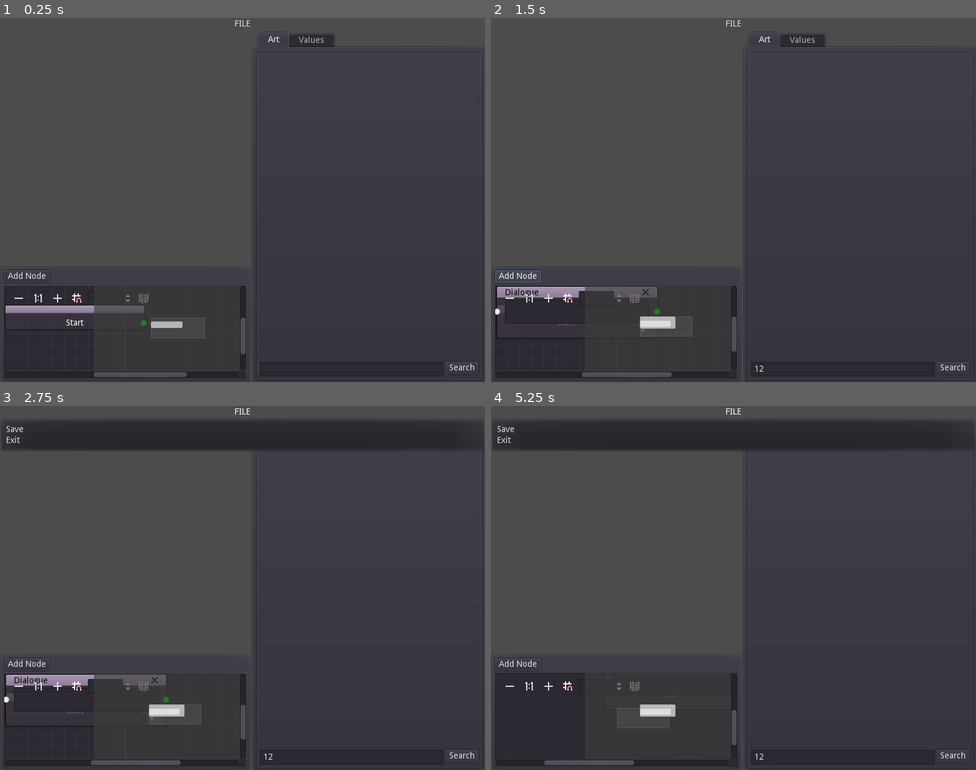
Above: before the commit, frames 1-4 (two rows, left to right).
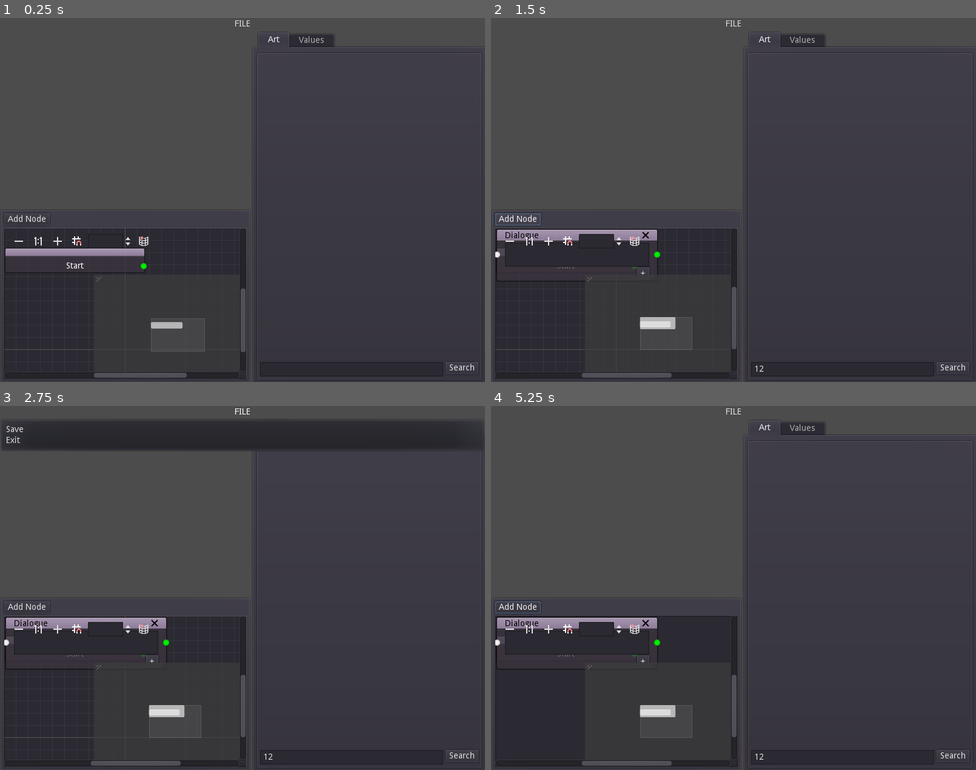
Above: after the commit, the same moments.

Repository: marschium/story_maker
Game: Godot game, scene res://Editor.tscn
Same seed, same stepped clock (60 frames per second), same inputs: the game is played once before the commit and once after it. The project has no main scene, so this scene is started directly.
Inputs (mouse positions are in pixels of both pictures, inside the frame that each line leads up to; where the layout moved, square brackets give the same spot in the first picture):
- Up to frame 1 (0.25 s): no input
- Up to frame 2 (1.5 s): click (840, 367) at 0.52 s; type "12" at 0.6 s; click "Add Node" at 1.25 s
- Up to frame 3 (2.75 s): click "FILE" at 2 s
- Up to frame 4 (5.25 s): click "+" at 2.75 s; click (510, 628) [510, 686] at 3.5 s; click (549, 628) [549, 686] at 4.25 s; click (568, 628) [568, 686] at 5 s

The runs differ from the first frame. In frame 1, 6.3% of the frame differs, in the area x 0-52%, y 53-100%; in frame 2, 6.8%; in frame 3, 6.8%; in frame 4, 13%, in the area x 0-100%, y 0-100%.

Commit message:
dialogue is under editor instead of world

Diff:
--- a/Editor.gd
+++ b/Editor.gd
@@ -1,14 +1,24 @@
 extends Control
 
 
-onready var world = $VBoxContainer/HBoxContainer/ViewportContainer/Viewport/World
+onready var world = $VBoxContainer/HBoxContainer/VBoxContainer/ViewportContainer/Viewport/World
 onready var tab_container = $VBoxContainer/HBoxContainer/TabContainer
+onready var dialogue_editor = $VBoxContainer/HBoxContainer/VBoxContainer/DialogueEditorElement
+
+var dialogue_container = preload("res://dialogue/GameDialogueContainer.tscn")
 
 func _ready():
 	pass
 
 func _export_game():
 	var scene_to_save = world.get_scene_to_save()
+
+	var dc = dialogue_container.instance()
+	dc.state_dict = dialogue_editor.get_dialogue()
+	scene_to_save.add_child(dc)
+	dc.set_owner(scene_to_save)
+	scene_to_save.move_child(dc, get_child_count() - 1) # force to the front
+
 	var packed_scene = PackedScene.new()
 	packed_scene.pack(scene_to_save)
 	ResourceSaver.save("user://world.tscn", packed_scene)
--- a/Editor.tscn
+++ b/Editor.tscn
@@ -6,6 +6,7 @@
 [ext_resource path="res://ViewportContainer.gd" type="Script" id=4]
 [ext_resource path="res://EditorMenuButton.gd" type="Script" id=5]
 [ext_resource path="res://ValueEditor.tscn" type="PackedScene" id=6]
+[ext_resource path="res://dialogue/DialogueEditorElement.tscn" type="PackedScene" id=7]
 
 [node name="Editor" type="Control"]
 anchor_right = 1.0
@@ -46,23 +47,36 @@
 "_edit_use_anchors_": false
 }
 
-[node name="ViewportContainer" type="ViewportContainer" parent="VBoxContainer/HBoxContainer"]
+[node name="VBoxContainer" type="VBoxContainer" parent="VBoxContainer/HBoxContainer"]
 margin_right = 414.0
 margin_bottom = 578.0
+size_flags_horizontal = 3
+size_flags_vertical = 3
+
+[node name="ViewportContainer" type="ViewportContainer" parent="VBoxContainer/HBoxContainer/VBoxContainer"]
+margin_right = 414.0
+margin_bottom = 287.0
 mouse_filter = 1
 size_flags_horizontal = 15
 size_flags_vertical = 15
 stretch = true
 script = ExtResource( 4 )
 
-[node name="Viewport" type="Viewport" parent="VBoxContainer/HBoxContainer/ViewportContainer"]
-size = Vector2( 414, 578 )
+[node name="Viewport" type="Viewport" parent="VBoxContainer/HBoxContainer/VBoxContainer/ViewportContainer"]
+size = Vector2( 414, 287 )
 handle_input_locally = false
 usage = 0
 render_target_update_mode = 3
 physics_object_picking = true
 
-[node name="World" parent="VBoxContainer/HBoxContainer/ViewportContainer/Viewport" instance=ExtResource( 2 )]
+[node name="World" parent="VBoxContainer/HBoxContainer/VBoxContainer/ViewportContainer/Viewport" instance=ExtResource( 2 )]
+
+[node name="DialogueEditorElement" parent="VBoxContainer/HBoxContainer/VBoxContainer" instance=ExtResource( 7 )]
+margin_top = 291.0
+margin_right = 414.0
+margin_bottom = 578.0
+size_flags_horizontal = 3
+size_flags_vertical = 3
 
 [node name="TabContainer" type="TabContainer" parent="VBoxContainer/HBoxContainer"]
 margin_left = 418.0
@@ -90,4 +104,5 @@
 margin_top = 32.0
 margin_right = -4.0
 margin_bottom = -4.0
-[connection signal="image_picked" from="VBoxContainer/HBoxContainer/TabContainer/Art" to="VBoxContainer/HBoxContainer/ViewportContainer/Viewport/World" method="_on_PictureDownload_image_picked"]
+[connection signal="save_selected" from="VBoxContainer/MenuButton" to="." method="_on_MenuButton_save_selected"]
+[connection signal="image_picked" from="VBoxContainer/HBoxContainer/TabContainer/Art" to="VBoxContainer/HBoxContainer/VBoxContainer/ViewportContainer/Viewport/World" method="_on_PictureDownload_image_picked"]
--- a/GameRunner.gd
+++ b/GameRunner.gd
@@ -4,19 +4,19 @@
 
 # Called when the node enters the scene tree for the first time.
 func _ready():
-    var res = ProjectSettings.load_resource_pack(load_path)
-    var World = ResourceLoader.load("res://main.tscn")
-    var world = World.instance()
-    add_child(world)
+	var res = ProjectSettings.load_resource_pack(load_path)
+	var World = ResourceLoader.load("res://main.tscn")
+	var world = World.instance()
+	add_child(world)
 
-    var state = World.get_state()
-    for idx in range(0, state.get_node_count() ):
-        var node_name = state.get_node_name(idx)
-        var node = find_node(node_name, true, false)
-        for propIdx in range(0, state.get_node_property_count(idx) ):
-            var pname = state.get_node_property_name(idx, propIdx)
-            var pvalue = state.get_node_property_value(idx, propIdx)
-            if pname != "script" && pname != "__meta__": # TODO ignore script?
-                node.set(pname, pvalue)
-        if node && node.has_method("setup"):
-            node.setup()
+	var state = World.get_state()
+	for idx in range(0, state.get_node_count() ):
+		var node_name = state.get_node_name(idx)
+		var node = find_node(node_name, true, false)
+		for propIdx in range(0, state.get_node_property_count(idx) ):
+			var pname = state.get_node_property_name(idx, propIdx)
+			var pvalue = state.get_node_property_value(idx, propIdx)
+			if pname != "script" && pname != "__meta__": # TODO ignore script?
+				node.set(pname, pvalue)
+		if node && node.has_method("setup"):
+			node.setup()
--- a/World.gd
+++ b/World.gd
@@ -3,41 +3,29 @@
 var editor_element = preload("res://EditorElement.tscn")
 var editor_element_class = preload("res://EditorElement.gd")
 
-var dialogue_container = preload("res://dialogue/GameDialogueContainer.tscn")
-var dialogue_element = preload("res://dialogue/DialogueEditorElement.tscn")
-var dialogue_element_class = preload("res://dialogue/DialogueEditorElement.gd")
 
 # Called when the node enters the scene tree for the first time.
 func _ready():
-    pass
+	pass
 
 
 func get_scene_to_save():
-    var root = Node2D.new()
-    var dc = dialogue_container.instance()
-    root.add_child(dc)
-    dc.set_owner(root)
-    for child in get_children():
-        if child is editor_element_class:
-            var c = child.get_item_to_save()
-            root.add_child(c)
-            c.set_owner(root)
-        elif child is dialogue_element_class:
-            dc.state_dict = child.get_dialogue()
-    root.move_child(dc, get_child_count() - 1)
-    return root
+	var root = Node2D.new()
+	for child in get_children():
+		if child is editor_element_class:
+			var c = child.get_item_to_save()
+			root.add_child(c)
+			c.set_owner(root)
+	return root
 
 func save_resources_to_packer(packer):
-    for child in get_children():
-        if child is editor_element_class:
-            child.save_resources_to_packer(packer)
+	for child in get_children():
+		if child is editor_element_class:
+			child.save_resources_to_packer(packer)
 
 func _on_PictureDownload_image_picked(image):
-    var e = editor_element.instance()
-    e.set_name("EditorElement")
-    e.initalise(image)
-    add_child(e)
-    move_child(e, 0)
-
-func _on_Words_set_dialogue(text):
-    $DialogueEditorElement.change_text(text)
+	var e = editor_element.instance()
+	e.set_name("EditorElement")
+	e.initalise(image)
+	add_child(e)
+	move_child(e, 0)
--- a/World.tscn
+++ b/World.tscn
@@ -1,9 +1,6 @@
-[gd_scene load_steps=3 format=2]
+[gd_scene load_steps=2 format=2]
 
-[ext_resource path="res://dialogue/DialogueEditorElement.tscn" type="PackedScene" id=1]
 [ext_resource path="res://World.gd" type="Script" id=3]
 
 [node name="World" type="Node2D"]
 script = ExtResource( 3 )
-
-[node name="DialogueEditorElement" parent="." instance=ExtResource( 1 )]
--- a/dialogue/DialogueEditorElement.gd
+++ b/dialogue/DialogueEditorElement.gd
@@ -1,21 +1,10 @@
 extends PanelContainer
-
-var dialogue_container = null
-var dialogue_label = preload("res://dialogue/DialogueLabel.tscn")
 
 # Called when the node enters the scene tree for the first time.
 func _ready():
 	var view_size = get_viewport().size
 	rect_size = Vector2(view_size.x, view_size.y / 3)
 	rect_position = Vector2(0, view_size.y - rect_size.y)
-	dialogue_container = $"VBoxContainer/EditorDialogueContainer"
-
-func add_text(text):
-	dialogue_container.add_text(text)
-	$"VBoxContainer/HBoxContainer/CountLabel".text = str(dialogue_container.dialogue_idx + 1) + "/" + str(dialogue_container.get_child_count())
-
-func change_text(text):
-	dialogue_container.change_text(text)
 
 func get_dialogue():
 	return $DialogueGraphCreator.get_dialogue()
--- a/dialogue/DialogueGraphCreator.gd
+++ b/dialogue/DialogueGraphCreator.gd
@@ -7,63 +7,63 @@
 # Called when the node enters
 # the scene tree for the first time.
 func _ready():
-    $VBoxContainer/GraphEdit.add_valid_connection_type(1, 2)
-    $VBoxContainer/GraphEdit/DialogueStartNode.offset = Vector2(0, 32)
-    pass # Replace with function body.
+	$VBoxContainer/GraphEdit.add_valid_connection_type(1, 2)
+	$VBoxContainer/GraphEdit/DialogueStartNode.offset = Vector2(0, 32)
+	pass # Replace with function body.
 
 
 func _on_AddButton_pressed():
-    var n = node.instance()
-    n.connect("close_request", self, "_on_GraphEdit_delete_nodes_request", [n])
-    $VBoxContainer/GraphEdit.add_child(n)
+	var n = node.instance()
+	n.connect("close_request", self, "_on_GraphEdit_delete_nodes_request", [n])
+	$VBoxContainer/GraphEdit.add_child(n)
 
 
 func _on_GraphEdit_connection_request(from, from_slot, to, to_slot):
-    for conn in  $VBoxContainer/GraphEdit.get_connection_list():
-        if conn.from == from && conn.from_port == from_slot:
-            $VBoxContainer/GraphEdit.disconnect_node(conn.from, conn.from_port, conn.to, conn.to_port)
-    $VBoxContainer/GraphEdit.connect_node(from, from_slot, to, to_slot)
+	for conn in  $VBoxContainer/GraphEdit.get_connection_list():
+		if conn.from == from && conn.from_port == from_slot:
+			$VBoxContainer/GraphEdit.disconnect_node(conn.from, conn.from_port, conn.to, conn.to_port)
+	$VBoxContainer/GraphEdit.connect_node(from, from_slot, to, to_slot)
 
 
 func _on_GraphEdit_disconnection_request(from, from_slot, to, to_slot):
-    $VBoxContainer/GraphEdit.disconnect_node(from, from_slot, to, to_slot)
+	$VBoxContainer/GraphEdit.disconnect_node(from, from_slot, to, to_slot)
 
 
 func _on_GraphEdit_delete_nodes_request(node):
-    for connection in $VBoxContainer/GraphEdit.get_connection_list():
-        var from_node = $VBoxContainer/GraphEdit.get_node(connection["from"])
-        var to_node = $VBoxContainer/GraphEdit.get_node(connection["to"])
-        if from_node == node or to_node == node:
-            $VBoxContainer/GraphEdit.disconnect_node(connection["from"], connection["from_port"], connection["to"], connection["to_port"])
-    node.queue_free()
+	for connection in $VBoxContainer/GraphEdit.get_connection_list():
+		var from_node = $VBoxContainer/GraphEdit.get_node(connection["from"])
+		var to_node = $VBoxContainer/GraphEdit.get_node(connection["to"])
+		if from_node == node or to_node == node:
+			$VBoxContainer/GraphEdit.disconnect_node(connection["from"], connection["from_port"], connection["to"], connection["to_port"])
+	node.queue_free()
 
 
 func get_dialogue():
 
-    # build dicts for all the nodes
-    # build nested structure by looking at the connections
-    var start_node_name = null
-    var dialogue_dicts = {}
-    for child in $VBoxContainer/GraphEdit.get_children():
-        if child is GraphNode and child != $VBoxContainer/GraphEdit/DialogueStartNode:
-            var d = {
-                "text": child.get_text(),
-                "options": {}
-            }
-            dialogue_dicts[child.name] = d
+	# build dicts for all the nodes
+	# build nested structure by looking at the connections
+	var start_node_name = null
+	var dialogue_dicts = {}
+	for child in $VBoxContainer/GraphEdit.get_children():
+		if child is GraphNode and child != $VBoxContainer/GraphEdit/DialogueStartNode:
+			var d = {
+				"text": child.get_text(),
+				"options": {}
+			}
+			dialogue_dicts[child.name] = d
 
-    var connections = $VBoxContainer/GraphEdit.get_connection_list()
-    for i in range(0, len(connections)):
-        var connection = connections[i]
-        var from_node = $VBoxContainer/GraphEdit.get_node(connection["from"])
-        var to_node = $VBoxContainer/GraphEdit.get_node(connection["to"])
-        if from_node == $VBoxContainer/GraphEdit/DialogueStartNode:
-            start_node_name = to_node.name
-        else:
-            var from_node_name = from_node.name
-            var to_node_name = to_node.name
-            var from_option = from_node.slot_to_option(connection["from_port"])
-            dialogue_dicts[from_node_name]["options"][from_option] = dialogue_dicts[to_node_name]
+	var connections = $VBoxContainer/GraphEdit.get_connection_list()
+	for i in range(0, len(connections)):
+		var connection = connections[i]
+		var from_node = $VBoxContainer/GraphEdit.get_node(connection["from"])
+		var to_node = $VBoxContainer/GraphEdit.get_node(connection["to"])
+		if from_node == $VBoxContainer/GraphEdit/DialogueStartNode:
+			start_node_name = to_node.name
+		else:
+			var from_node_name = from_node.name
+			var to_node_name = to_node.name
+			var from_option = from_node.slot_to_option(connection["from_port"])
+			dialogue_dicts[from_node_name]["options"][from_option] = dialogue_dicts[to_node_name]
 
-    # TODO error if no start
-    return dialogue_dicts[start_node_name]
+	# TODO error if no start
+	return dialogue_dicts[start_node_name]
--- a/dialogue/DialogueGraphCreator.tscn
+++ b/dialogue/DialogueGraphCreator.tscn
@@ -19,7 +19,7 @@
 }
 
 [node name="HBoxContainer" type="HBoxContainer" parent="VBoxContainer"]
-margin_right = 1600.0
+margin_right = 800.0
 margin_bottom = 20.0
 
 [node name="AddButton" type="Button" parent="VBoxContainer/HBoxContainer"]
@@ -29,8 +29,8 @@
 
 [node name="GraphEdit" type="GraphEdit" parent="VBoxContainer"]
 margin_top = 24.0
-margin_right = 1600.0
-margin_bottom = 900.0
+margin_right = 800.0
+margin_bottom = 600.0
 size_flags_horizontal = 3
 size_flags_vertical = 3
 __meta__ = {
Not shown: 1 places in Editor.tscn that only renumber resources
